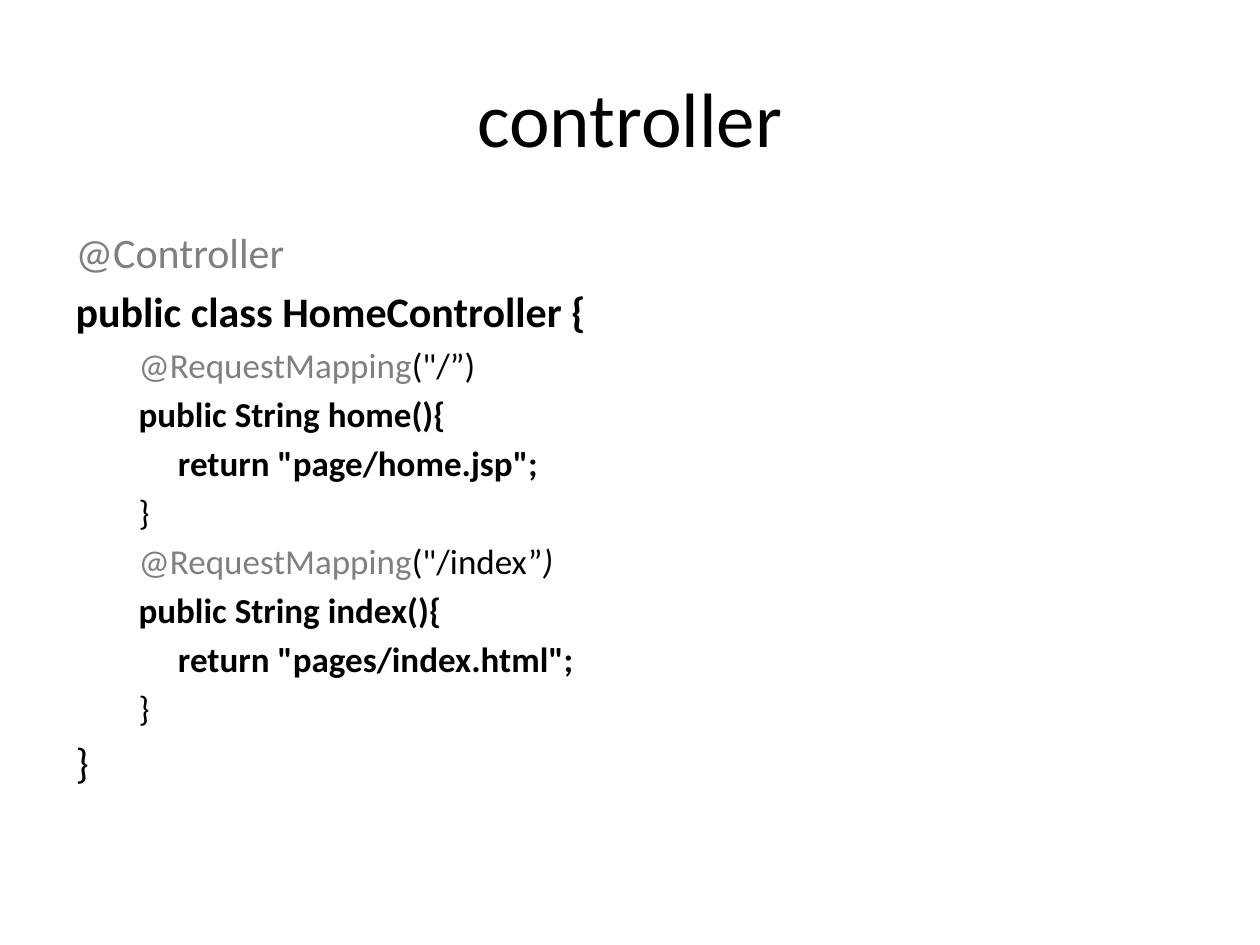
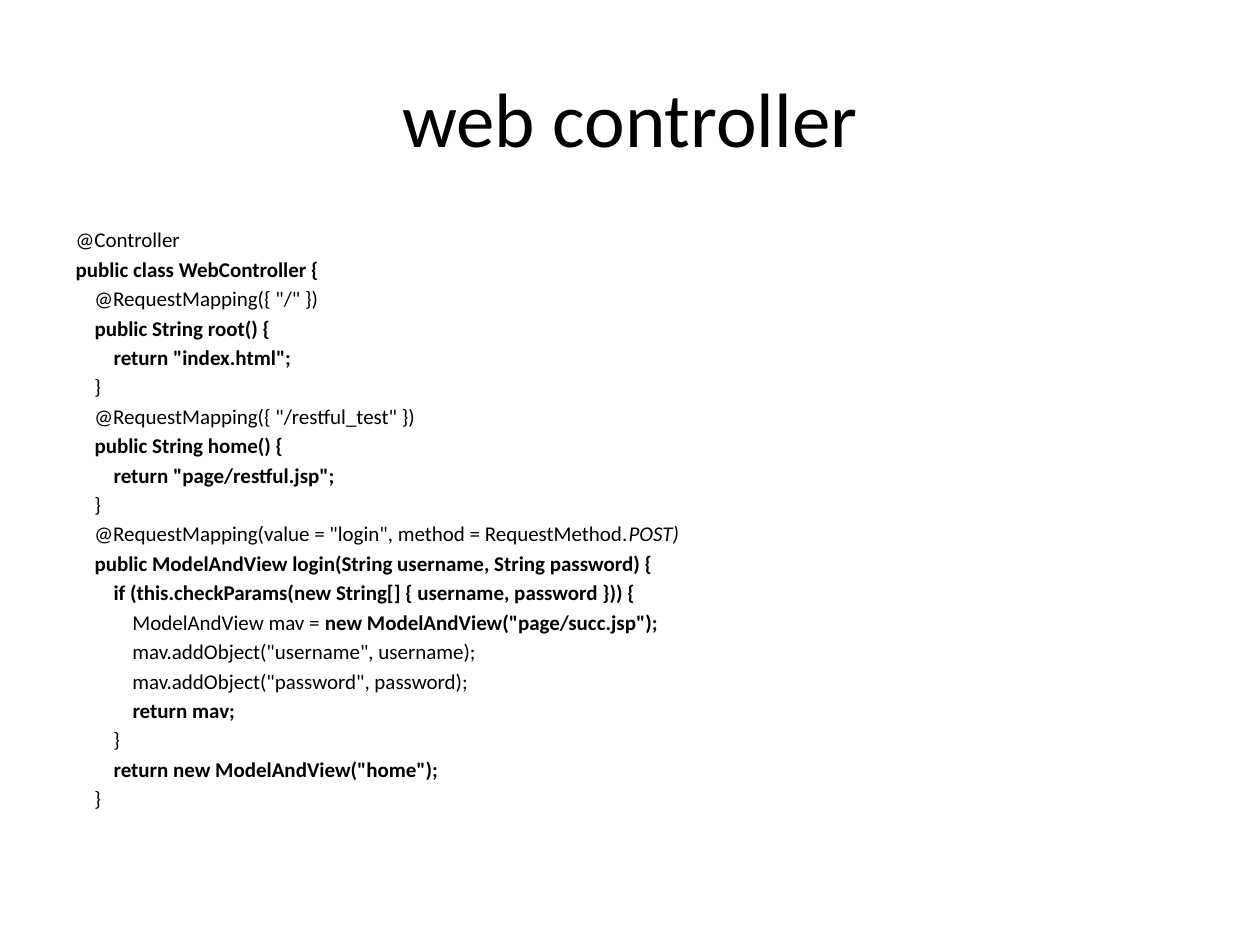
Before and after one commit to hejian1639/SpringMVC, a slide deck: slide 17 of Introduction.pptx (slide 38 before the commit). Drawn at 1260x945 pixels with LibreOffice and Linux fonts; fonts in the diff are those of the drawing. Boxes give left, top, right and bottom in pixels: in the first picture for what was removed or moved away, otherwise in the second. Text is boxed around its words. In the diff, an @@ line names an element or a change of style, - is before the commit and + after.

```diff
--- a/Introduction.pptx
+++ b/Introduction.pptx
@@ title at (402,93,858,148): text changed @@
-controller
+web controller
@@ text at (76,232,180,250): size 24 to 12 pt in "@Controller", "}"; text colour #808080 to #000000 in "@Controller"; size 20 to 12 pt in "}", "}"; indent changed; less space between paragraphs; list level 2 to 1 in "}" @@
@@ text at (76,262,307,368): text changed; size 20 to 12 pt @@
-public class HomeController {
-  @RequestMapping("/”)
-  public String home(){
-  return "page/home.jsp";
+public class WebController {
+@RequestMapping({ "/" })
+public String root() {
+return "index.html";
@@ text at (94,409,397,487): text changed; size 20 to 12 pt @@
-  @RequestMapping("/index”)
-  public String index(){
-  return "pages/index.html";
+@RequestMapping({ "/restful_test" })
+public String home() {
+return "page/restful.jsp";
@@ text at (94,526,679,721): paragraphs added @@
+@RequestMapping(value = "login", method = RequestMethod.POST)
+public ModelAndView login(String username, String password) {
+if (this.checkParams(new String[] { username, password })) {
+ModelAndView mav = new ModelAndView("page/succ.jsp");
+mav.addObject("username", username);
+mav.addObject("password", password);
+return mav;
@@ text at (114,761,438,780): paragraphs added @@
+return new ModelAndView("home");
+}
```
Also in this commit, not shown: 11 other slides changed, 10 slides added, 41 slides removed, 9 other files.
